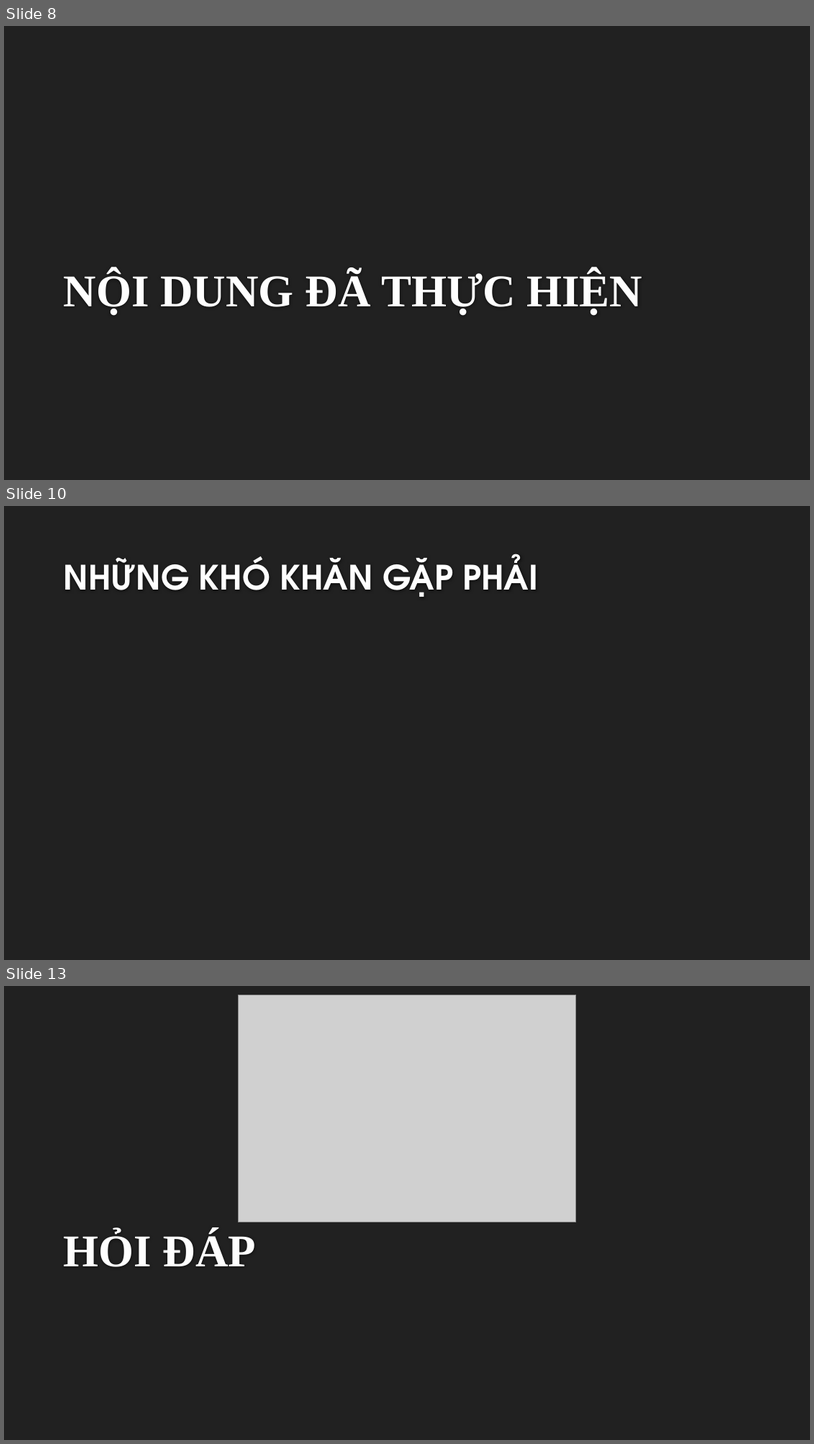
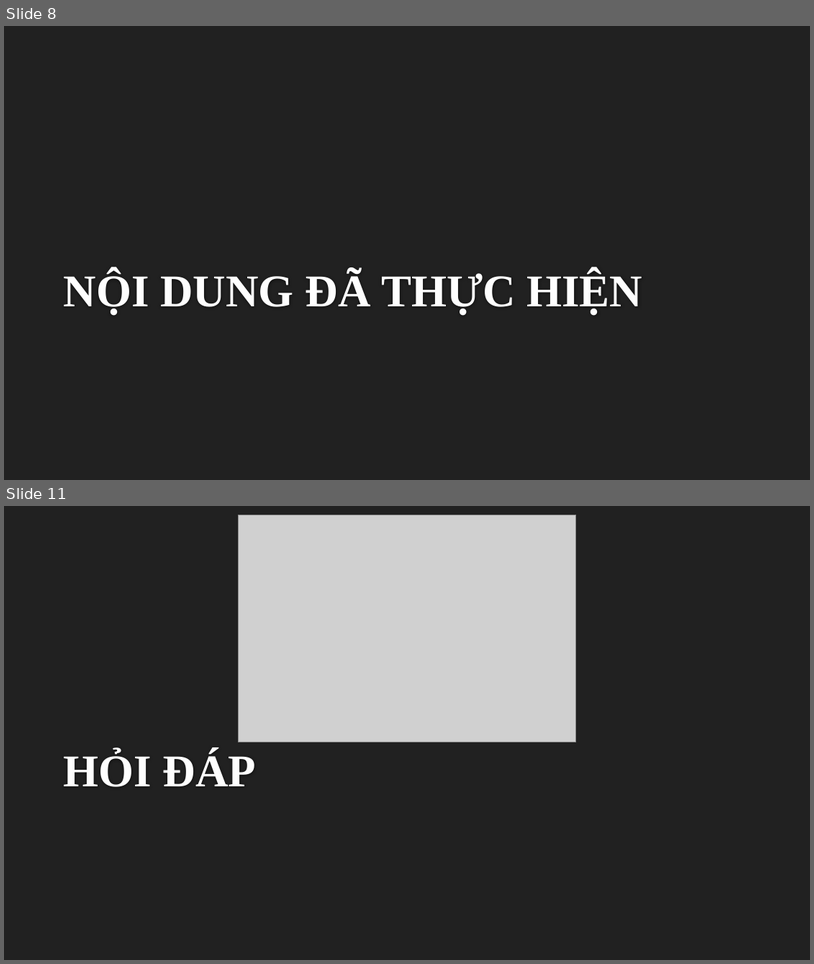
Before and after one commit to archimonde12/suggestGiftWebsite, a slide deck: PROJECT PRESENTATION.pptx. Shown one above the other, each under a label of ours: slides 8, 10 and 13 before the commit, slides 8 and 11 after it; the slides between them are not shown. The pictures are 814x1444 and 814x964 pixels, drawn with LibreOffice and Linux fonts; fonts in the diff are those of the drawing; grey boxes stand for pictures; background and template pictures are left out. Boxes give left, top, right and bottom in pixels: in the first picture for what was removed or moved away, otherwise in the second. Text is boxed around its words. In the diff, an @@ line names an element or a change of style, - is before the commit and + after.

```diff
--- a/PROJECT PRESENTATION.pptx
+++ b/PROJECT PRESENTATION.pptx
@@ slide 10 removed at [4,506,810,960], background #212121 @@
@@ title removed at [64,554,538,597] @@
-NHỮNG KHÓ KHĂN GẶP PHẢI
@@ what was slide 13 is now slide 11 @@
```
Also in this commit, not shown: 5 slides changed, 1 other slide removed.
